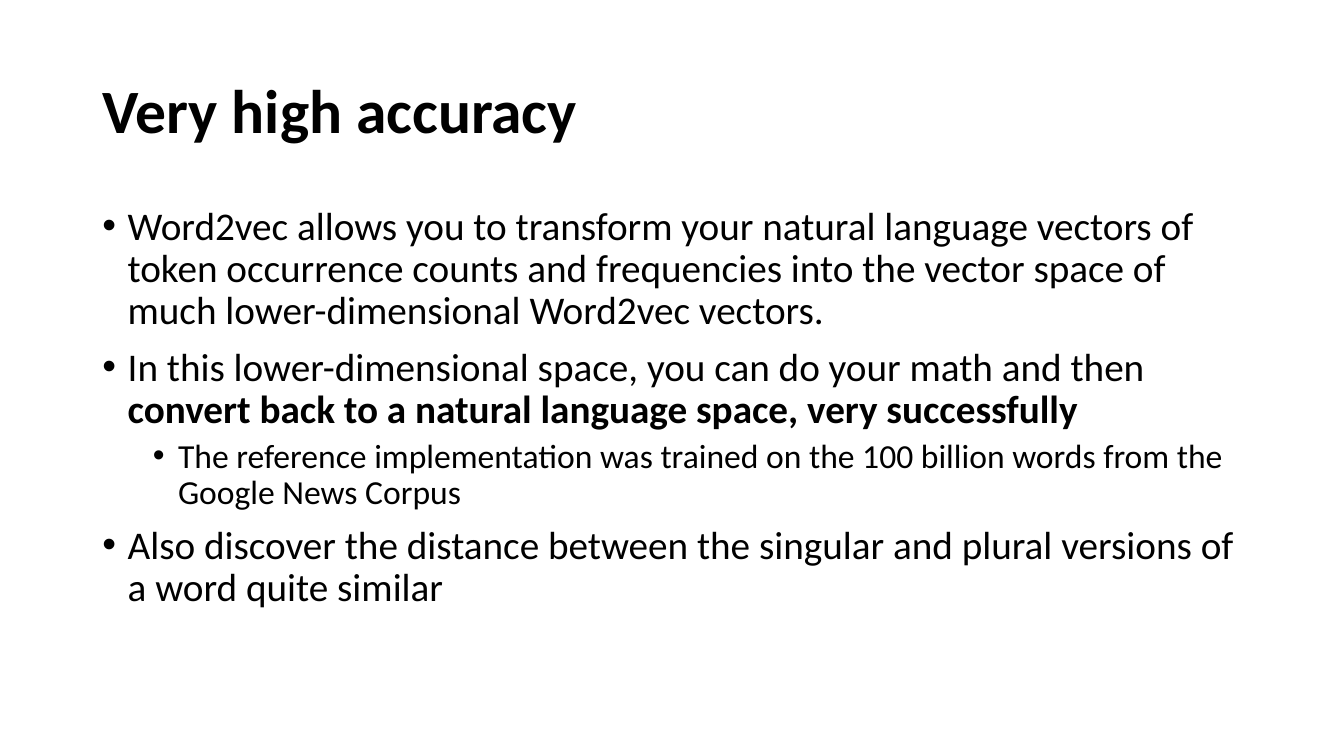
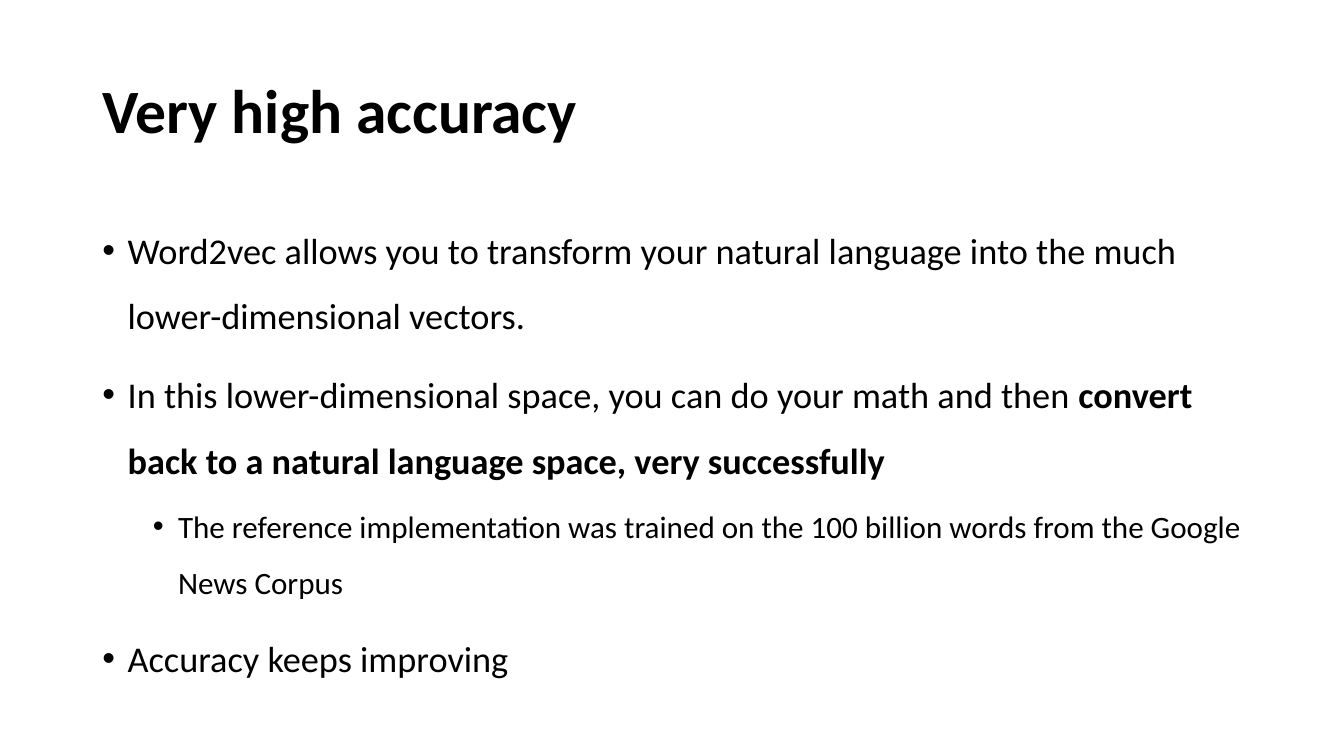
Before and after one commit to YeabinMoonEcon/BUS211, a slide deck: slide 105 of BUS243_NLP/lecture_notes/Lecture6_2.pptx (slide 113 before the commit). Drawn at 1344x756 pixels with LibreOffice and Linux fonts; fonts in the diff are those of the drawing. Boxes give left, top, right and bottom in pixels: in the first picture for what was removed or moved away, otherwise in the second. Text is boxed around its words. In the diff, an @@ line names an element or a change of style, - is before the commit and + after.

Commit message:
4
4

```diff
--- a/BUS243_NLP/lecture_notes/Lecture6_2.pptx
+++ b/BUS243_NLP/lecture_notes/Lecture6_2.pptx
@@ text at (128,238,1176,330): text changed; size 28 to 25.9 pt @@
-• Word2vec allows you to transform your natural language vectors of token occurrence counts and frequencies into the vector space of much lower-dimensional Word2vec vectors.
+• Word2vec allows you to transform your natural language into the much lower-dimensional vectors.
@@ text at (128,382,1241,599): size 28 to 25.9 pt in "In this lower-dimensional space, you can do ..."; size 24 to 22.2 pt in "The reference implementation was trained on the ..."; line spacing 0.9 to 1.5 @@
@@ text at (128,646,508,679): text changed; size 28 to 25.9 pt @@
-• Also discover the distance between the singular and plural versions of a word quite similar
+• Accuracy keeps improving
```
Also in this commit, not shown: 4 other slides changed, 6 slides added, 17 slides removed.
